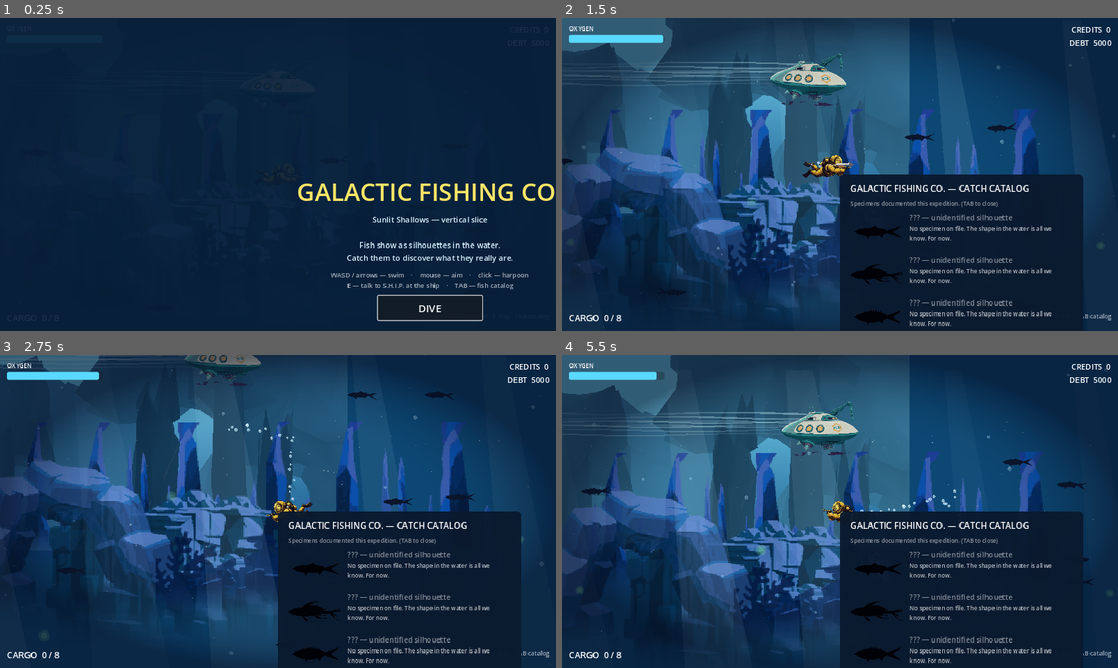
Above: before the commit, frames 1-4 (two rows, left to right).
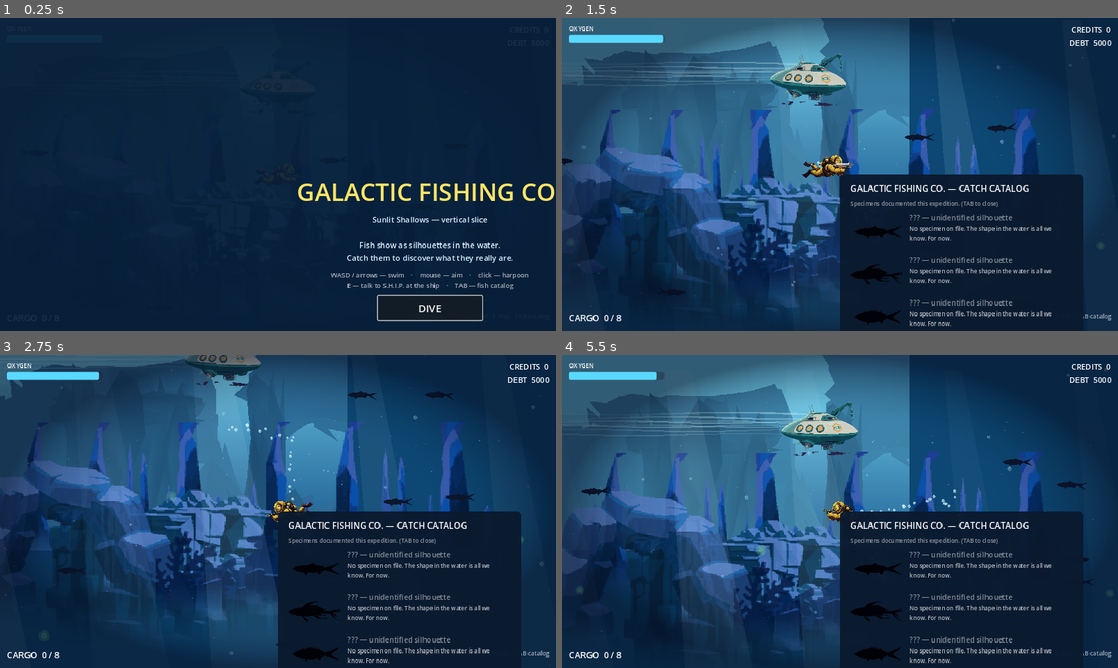
Above: after the commit, the same moments.

Repository: Chowwyie/galactic-fishing-co
Game: Godot game, scene res://scenes/main.tscn
Same seed, same stepped clock (60 frames per second), same inputs: the game is played once before the commit and once after it.
Inputs (mouse positions are in pixels of both pictures, inside the frame that each line leads up to):
- Up to frame 1 (0.25 s): no input
- Up to frame 2 (1.5 s): click "DIVE" at 0.5 s; tap Enter at 1.25 s; move the mouse to (962, 158) at 1.27 s; hold D from 1.28 s (still down); tap Tab at 1.35 s; click (962, 158) at 1.42 s
- Up to frame 3 (2.75 s): move the mouse to (166, 527) at 2.02 s; release D at 2.03 s; hold S from 2.03 s (still down); tap E at 2.1 s
- Up to frame 4 (5.5 s): move the mouse to (895, 442) at 2.77 s; release S at 2.78 s; hold D 2.78-3.53 s; tap Tab at 2.85, 4.35 s; move the mouse to (812, 574) at 3.52 s; hold W 3.53-4.28 s; tap E at 3.6, 5.1 s; click (812, 574) at 3.67 s; move the mouse to (1006, 558) at 4.27 s; hold A from 4.28 s (still down); move the mouse to (673, 464) at 5.02 s

The runs differ from the first frame. In frame 2, 15% of the frame differs, in the area x 0-63%, y 0-63%; in frame 3, 11%; in frame 4, 16%, in the area x 0-63%, y 0-60%.

Commit message:
Iter9: 3D far layer into the atmosphere (unshaded silhouettes, denser fog, extra far tier, distant arches)

Diff:
--- a/scripts/bg3d.gd
+++ b/scripts/bg3d.gd
@@ -56,6 +56,11 @@
 func _mat(c: Color) -> StandardMaterial3D:
 	var m := StandardMaterial3D.new()
 	m.albedo_color = c
+	# Unshaded: far silhouettes must never catch directional light on their
+	# facets (that flat-shaded CG look is what reads as "low-poly geometry"
+	# next to the 2D pixel art). Fog still applies, so they melt into the
+	# water column with distance.
+	m.shading_mode = BaseMaterial3D.SHADING_MODE_UNSHADED
 	m.roughness = 0.95
 	m.metallic = 0.0
 	return m
@@ -132,8 +137,8 @@
 	env.fog_mode = Environment.FOG_MODE_DEPTH
 	env.fog_light_color = COL_MID * 0.9
 	env.fog_light_energy = 1.0
-	env.fog_depth_begin = 800.0
-	env.fog_depth_end = 1900.0
+	env.fog_depth_begin = 700.0
+	env.fog_depth_end = 1700.0
 	env.fog_depth_curve = 1.0
 	we.environment = env
 	add_child(we)
@@ -205,8 +210,13 @@
 	r.seed = 20260925
 	# Far tier: the faintest ridgeline.
 	_range(r, -1000.0, mat_sil_far, 14, 300.0, 900.0, 0.0)
+	# Farthest tier: wide low shapes, almost fully fogged — the deepest plane.
+	_range(r, -1150.0, mat_sil_far, 8, 500.0, 620.0, 300.0)
 	# Mid tier: slightly nearer, offset phase.
 	_range(r, -750.0, mat_sil_mid, 12, 260.0, 700.0, 140.0)
+	# Distant arches: two tilted pillars + a lintel, mid-tier depth so they
+	# read as designed structures rather than random boulders.
+	_build_arches(r)
 	# Spires: tall thin accents for vertical rhythm.
 	for i in 8:
 		var px := r.randf_range(-400.0, 3000.0)
@@ -234,6 +244,33 @@
 			mat,
 			r.randi() % 4)
 		x += step * r.randf_range(0.85, 1.1)
+
+# A distant rock arch: two outward-tilted pillars carrying a lintel.
+# Placed at the mid tier so it reads through the fog as a designed shape.
+func _build_arches(r: RandomNumberGenerator) -> void:
+	for i in 3:
+		var cx := r.randf_range(-200.0, 2800.0)
+		var top_y := r.randf_range(WORLD_BOTTOM + 700.0, WORLD_TOP - 500.0)
+		var half_w := r.randf_range(150.0, 230.0)
+		var pillar_h := r.randf_range(400.0, 580.0)
+		_boulder(
+			Vector3(cx - half_w, top_y - pillar_h * 0.5, -750.0),
+			Vector3(110.0, pillar_h, 200.0),
+			Vector3(0.0, 0.0, 0.10),
+			mat_sil_mid,
+			r.randi() % 4)
+		_boulder(
+			Vector3(cx + half_w, top_y - pillar_h * 0.5, -750.0),
+			Vector3(110.0, pillar_h, 200.0),
+			Vector3(0.0, 0.0, -0.10),
+			mat_sil_mid,
+			r.randi() % 4)
+		_boulder(
+			Vector3(cx, top_y, -750.0),
+			Vector3(half_w * 2.0 + 130.0, 110.0, 200.0),
+			Vector3.ZERO,
+			mat_sil_mid,
+			r.randi() % 4)
 
 # GDScript mirror of the water ramp, for syncing fog/ambient to camera depth.
 func _water_color(depth2d: float) -> Color:
